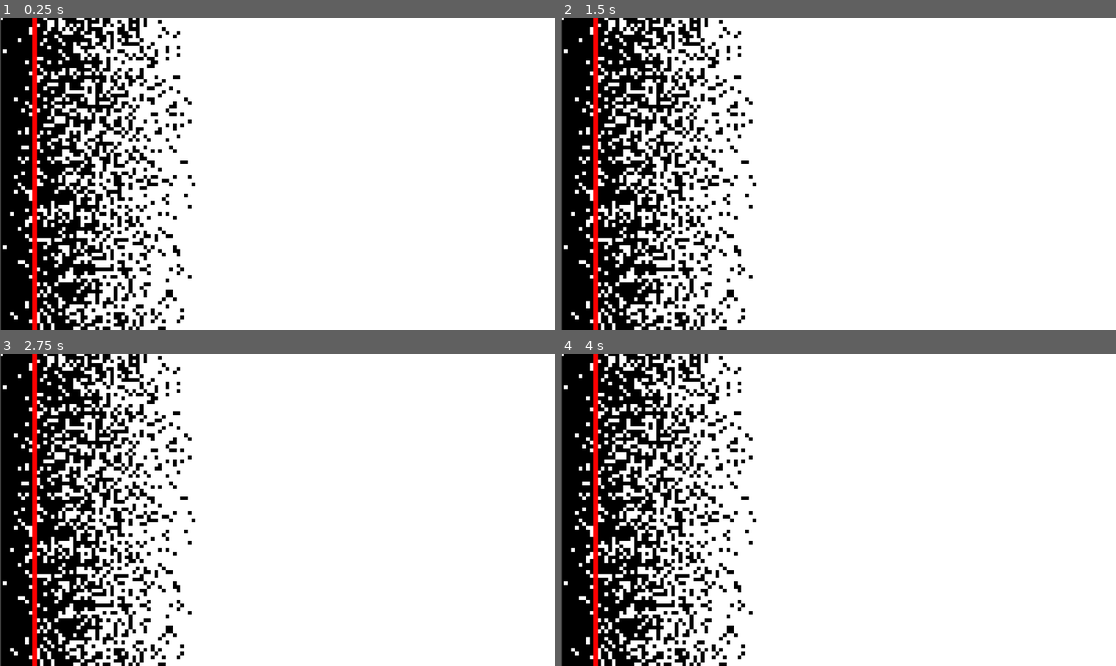
Above: before the commit, frames 1-4 (two rows, left to right).
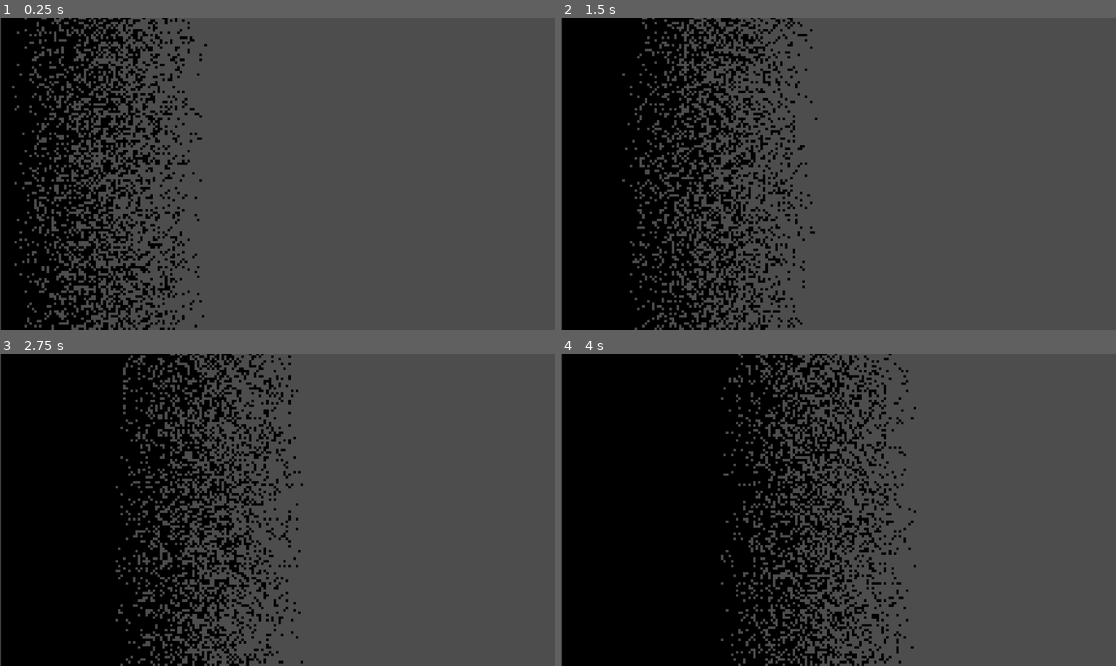
Above: after the commit, the same moments.

Repository: SKeppinger/VimJam
Game: Godot game, scene res://scenes/corruption.tscn
The game is run twice, just before and just after one commit, with the same random seed, the same clock (stepped at 60 frames per second) and the same inputs. The project has no main scene, so this scene is started directly.
Inputs:
- Up to frame 1 (0.25 s): no input
- Up to frame 2 (1.5 s): hold Ctrl (crouch) 0.53-1.28 s; hold D (move_right) from 0.53 s (still down); tap Space (jump) at 0.77 s; tap Shift (dash) at 1.35 s
- Up to frame 3 (2.75 s): tap Space (jump) at 1.52 s; release D (move_right) at 2.03 s; hold A (move_left) from 2.03 s (still down); hold Ctrl (crouch) from 2.03 s (still down)
- Up to frame 4 (4 s): release A (move_left) at 2.78 s; release Ctrl (crouch) at 2.78 s; hold D (move_right) from 2.78 s (still down); tap Shift (dash) at 2.85 s; tap Space (jump) at 3.02, 3.77 s; hold Ctrl (crouch) from 3.53 s (still down)

The runs differ from the first frame. In frame 1, 88% of the frame differs, in the area x 0-100%, y 0-100%; in frame 2, 86%; in frame 3, 85%; in frame 4, 84%.
Error before the commit: Invalid access to property or key 'position' on a base object of type 'null instance'. (res://scripts/corruption.gd:24)

Commit message:
make corruption an overlay instead of background

Diff:
--- a/assets/corruption.gdshader
+++ b/assets/corruption.gdshader
@@ -22,7 +22,7 @@
 	else if (grid_uv.x - pos < random(grid_uv) / 10.0)
 		COLOR = vec4(0, 0, 0, 1);
 	else
-		COLOR = vec4(1, 1, 1, 1);
+		COLOR = vec4(1, 1, 1, 0);
 }
 
 //void light() {
--- a/scenes/corruption.tscn
+++ b/scenes/corruption.tscn
@@ -1,14 +1,13 @@
-[gd_scene load_steps=8 format=3 uid="uid://5v34nt0bbvuj"]
+[gd_scene load_steps=7 format=3 uid="uid://5v34nt0bbvuj"]
 
 [ext_resource type="Script" path="res://scripts/corruption.gd" id="1_xtbs4"]
 [ext_resource type="Shader" path="res://assets/corruption.gdshader" id="2_d7pbe"]
 [ext_resource type="Texture2D" uid="uid://o6bfymype5ra" path="res://assets/background.png" id="3_qgo6g"]
-[ext_resource type="Texture2D" uid="uid://dfl8h37bwigmi" path="res://assets/wall.png" id="4_ddyg7"]
-[ext_resource type="PackedScene" uid="uid://dh4ahlpjad1h4" path="res://scenes/death_screen.tscn" id="5_0x4jh"]
+[ext_resource type="PackedScene" uid="uid://crp2e7eo3bqw2" path="res://scenes/death_screen.tscn" id="5_0x4jh"]
 
 [sub_resource type="ShaderMaterial" id="ShaderMaterial_ofg1w"]
 shader = ExtResource("2_d7pbe")
-shader_parameter/amount = 100
+shader_parameter/amount = 150
 shader_parameter/pos = 0.0
 
 [sub_resource type="WorldBoundaryShape2D" id="WorldBoundaryShape2D_1o7r2"]
@@ -17,6 +16,7 @@
 script = ExtResource("1_xtbs4")
 
 [node name="Background" type="Sprite2D" parent="."]
+z_index = 1
 material = SubResource("ShaderMaterial_ofg1w")
 position = Vector2(2, 0)
 texture = ExtResource("3_qgo6g")
@@ -32,13 +32,6 @@
 position = Vector2(-3.41336e-06, 1)
 shape = SubResource("WorldBoundaryShape2D_1o7r2")
 
-[node name="Sprite2D" type="Sprite2D" parent="Background/DeathBarrier"]
-position = Vector2(3.62002e-06, 3)
-rotation = 1.5708
-texture = ExtResource("4_ddyg7")
-centered = false
-offset = Vector2(0, -768)
-
 [node name="VisibleOnScreenNotifier2D" type="VisibleOnScreenNotifier2D" parent="Background/DeathBarrier"]
 rect = Rect2(0, 0, 768, 10)
 
--- a/scripts/corruption.gd
+++ b/scripts/corruption.gd
@@ -21,7 +21,10 @@
 
 # Called every frame. 'delta' is the elapsed time since the previous frame.
 func _process(delta: float) -> void:
-	if (!completed && collision.position.x > player.position.x && !visibility.is_on_screen()):
+	if (player && !completed &&
+		collision.position.x > player.position.x &&
+		!visibility.is_on_screen()
+	):
 		death_screen.play("fade_to_black");
 		completed = true;
 	elif (!completed):
